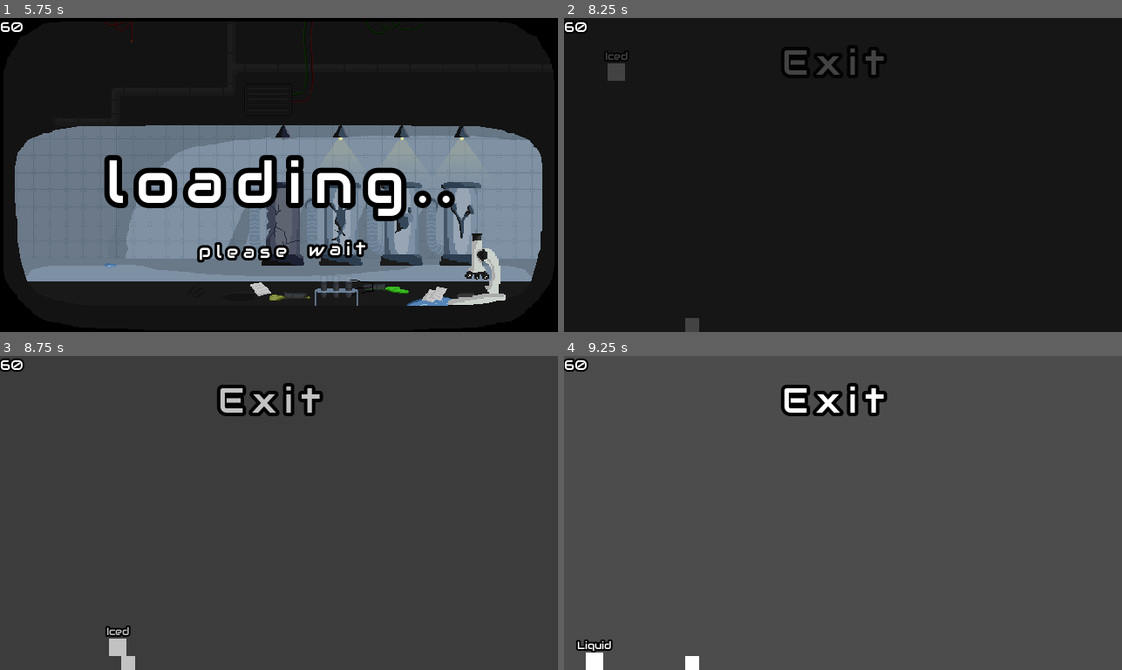
Above: before the commit, frames 1-4 (two rows, left to right).
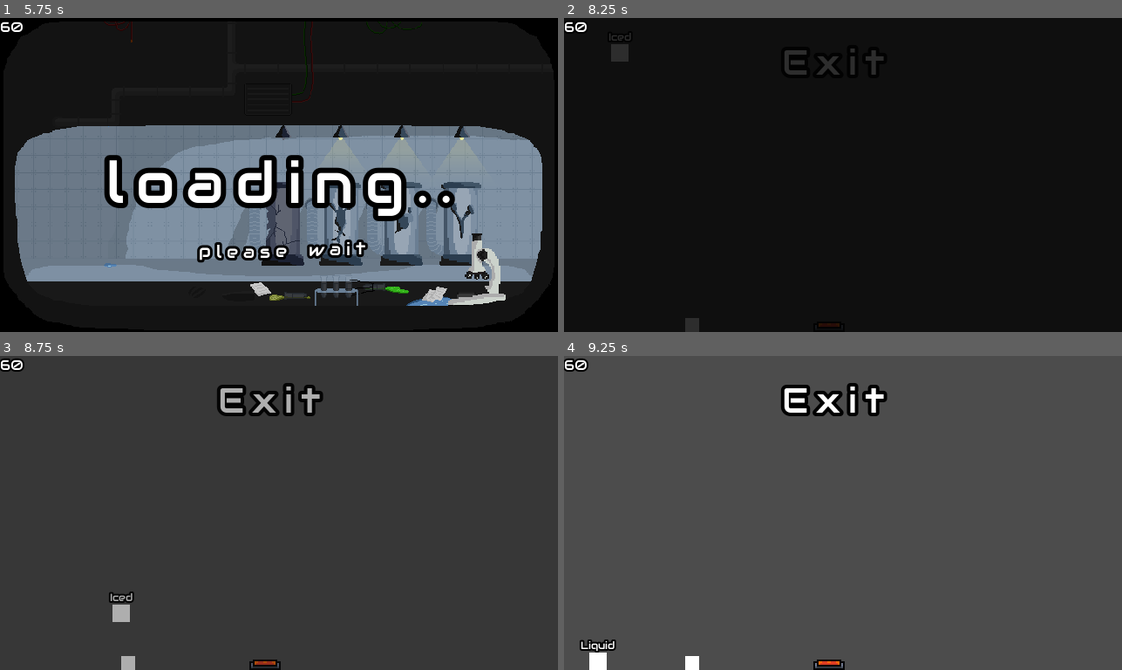
Above: after the commit, the same moments.

Repository: moha2008dev/slime-shift
Game: Godot game, scene res://scenes/main_menu.tscn
Same seed, same stepped clock (60 frames per second), same inputs: the game is played once before the commit and once after it.
Inputs:
- Up to frame 1 (5.75 s): click "New Game" at 0.5 s; click "New Game" at 1.25 s; click "Continue" at 2 s; click "Continue" at 2.75 s; hold D (right) 3.53-5.03 s; tap Shift (switch) at 3.6, 4.35, 5.1 s; tap W (up) at 3.77, 4.52 s; hold A (left) from 5.03 s (still down)
- Up to frame 2 (8.25 s): release A (left) at 5.78 s; hold D (right) 5.78-7.28 s; tap Shift (switch) every 0.75 s from 5.85 to 8.1 s; tap W (up) at 6.02, 6.77, 7.52 s; hold A (left) 7.28-8.03 s; tap Enter at 8 s; hold D (right) from 8.03 s (still down)
- Up to frame 3 (8.75 s): keep holding D (right)
- Up to frame 4 (9.25 s): release D (right) at 8.78 s; hold A (left) from 8.78 s (still down); tap Shift (switch) at 8.85 s; tap W (up) at 9.02 s

Frame 1 is identical in both runs. In frame 2, 0.2% of the frame differs, in the area x 7-12%, y 10-20%; in frame 3, 0.7%, in the area x 18-51%, y 75-100%; in frame 4, 0.4%.

Commit message:
adding transform platform

Diff:
--- a/scenes/World.tscn
+++ b/scenes/World.tscn
@@ -1,15 +1,18 @@
-[gd_scene load_steps=9 format=2]
+[gd_scene load_steps=14 format=2]
 
 [ext_resource path="res://scenes/Player.tscn" type="PackedScene" id=1]
 [ext_resource path="res://scenes/Box.tscn" type="PackedScene" id=2]
 [ext_resource path="res://fonts/Audiowide-Regular.ttf" type="DynamicFontData" id=3]
 [ext_resource path="res://scripts/StateArea.gd" type="Script" id=4]
+[ext_resource path="res://2d arts/iced.png" type="Texture" id=5]
+[ext_resource path="res://2d arts/lequid.png" type="Texture" id=6]
+[ext_resource path="res://2d arts/normal.png" type="Texture" id=7]
 
 [sub_resource type="RectangleShape2D" id=3]
 extents = Vector2( 320, 10 )
 
 [sub_resource type="RectangleShape2D" id=4]
-extents = Vector2( 40, 40 )
+extents = Vector2( 16, 8.5 )
 
 [sub_resource type="DynamicFont" id=5]
 size = 40
@@ -19,6 +22,27 @@
 font_data = ExtResource( 3 )
 
 [sub_resource type="StyleBoxEmpty" id=6]
+
+[sub_resource type="SpriteFrames" id=7]
+animations = [ {
+"frames": [ ExtResource( 5 ) ],
+"loop": true,
+"name": "Iced",
+"speed": 5.0
+}, {
+"frames": [ ExtResource( 6 ) ],
+"loop": true,
+"name": "Liquid",
+"speed": 5.0
+}, {
+"frames": [ ExtResource( 7 ) ],
+"loop": true,
+"name": "Normal",
+"speed": 5.0
+} ]
+
+[sub_resource type="RectangleShape2D" id=8]
+extents = Vector2( 36, 10 )
 
 [node name="World" type="Node2D"]
 __meta__ = {
@@ -42,6 +66,7 @@
 state = "Liquid"
 
 [node name="CollisionShape2D" type="CollisionShape2D" parent="StateArea"]
+position = Vector2( 0, 20.5 )
 shape = SubResource( 4 )
 
 [node name="exit2" type="Button" parent="."]
@@ -64,5 +89,20 @@
 text = "Exit"
 flat = true
 
+[node name="transformer" type="Node2D" parent="."]
+position = Vector2( 306, 348 )
+scale = Vector2( 0.5, 0.5 )
+
+[node name="AnimatedSprite2" type="AnimatedSprite" parent="transformer"]
+scale = Vector2( 0.25, 0.25 )
+frames = SubResource( 7 )
+animation = "Normal"
+
+[node name="StaticBody2D2" type="StaticBody2D" parent="transformer"]
+
+[node name="CollisionShape2D" type="CollisionShape2D" parent="transformer/StaticBody2D2"]
+position = Vector2( -4, 12 )
+shape = SubResource( 8 )
+
 [connection signal="body_entered" from="StateArea" to="StateArea" method="_on_StateArea_body_entered"]
 [connection signal="pressed" from="exit2" to="Player" method="_on_exit2_pressed"]
--- a/scripts/StateArea.gd
+++ b/scripts/StateArea.gd
@@ -5,3 +5,4 @@
 func _on_StateArea_body_entered(body : Node2D):
 	if body.is_in_group("Player"):
 		body.state = state
+	$"../transformer/AnimatedSprite2".play(state)
Binary file added: 2d arts/iced.png
Not shown, added: 2d arts/iced.png.import
Binary file added: 2d arts/lequid.png
Not shown, added: 2d arts/lequid.png.import
Binary file added: 2d arts/normal.png
Not shown, added: 2d arts/normal.png.import
